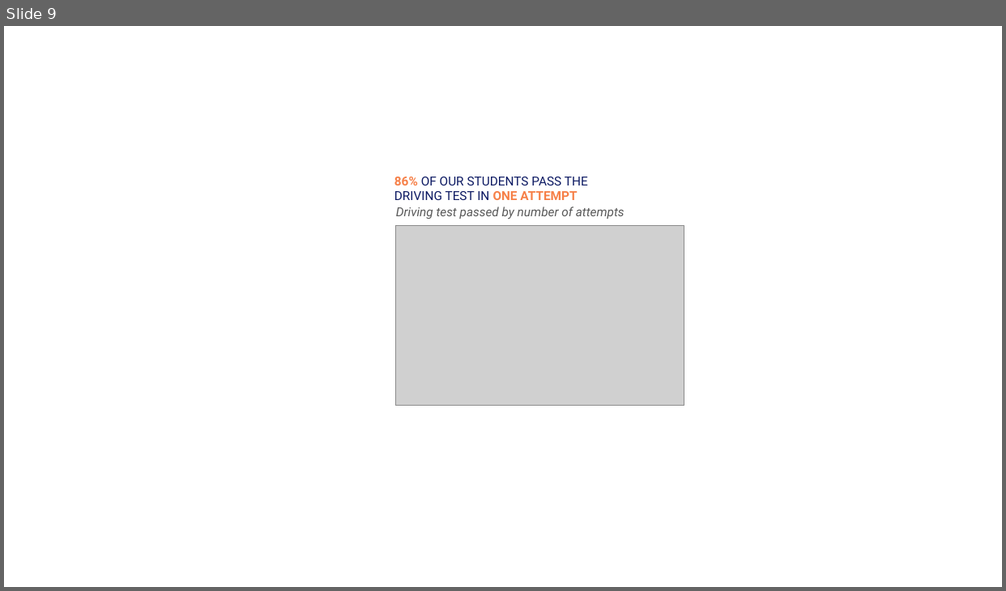
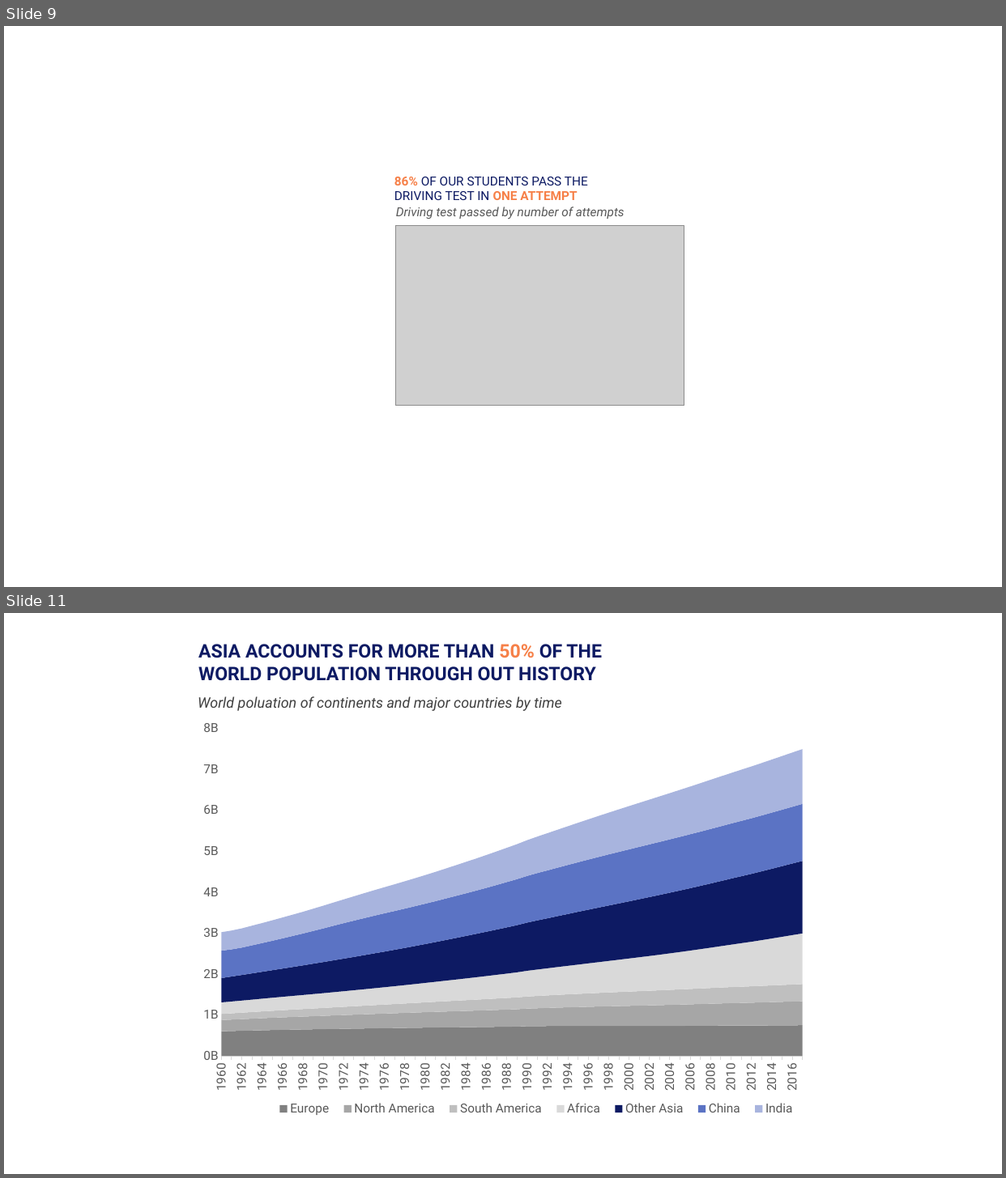
Before and after one commit to tanphatleo/data_visualisation_ueh, a slide deck: day_1/Diagram.pptx. Shown one above the other, each under a label of ours: slide 9 before the commit, slides 9 and 11 after it; the slides between them are not shown. The pictures are 1006x591 and 1006x1178 pixels, drawn with LibreOffice and Linux fonts; fonts in the diff are those of the drawing; grey boxes stand for pictures. Boxes give left, top, right and bottom in pixels: in the first picture for what was removed or moved away, otherwise in the second. Text is boxed around its words. In the diff, an @@ line names an element or a change of style, - is before the commit and + after.

```diff
--- a/day_1/Diagram.pptx
+++ b/day_1/Diagram.pptx
@@ slide 11 added at [4, 613, 1002, 1174], background #FFFFFF @@
@@ text added at [198, 644, 602, 681], 18 pt, text #0D1A63, bold @@
+ASIA ACCOUNTS FOR MORE THAN 50% OF THE WORLD POPULATION THROUGH OUT HISTORY
@@ text added at [198, 696, 561, 711], 14 pt, text #404040, italic @@
+World poluation of continents and major countries by time
@@ area stacked chart added at [191, 713, 815, 1126] @@
+categories: 1960, 1961, 1962, 1963, 1964, 1965, 1966, 1967, 1968, 1969, 1970, 1971, 1972, 1973, 1974, 1975, 1976, 1977, 1978, 1979, 1980, 1981, 1982, 1983, 1984, 1985, 1986, 1987, 1988, 1989, 1990, 1991, 1992, 1993, 1994, 1995, 1996, 1997, 1998, 1999, 2000, 2001, 2002, 2003, 2004, 2005, 2006, 2007, 2008, 2009, 2010, 2011, 2012, 2013, 2014, 2015, 2016, 2017
+Europe: 600000000, 600000000, 600000000, 600000000, 600000000, 600000000, 600000000, 600000000, 600000000, 600000000, 700000000, 700000000, 700000000, 700000000, 700000000, 700000000, 700000000, 700000000, 700000000, 700000000, 700000000, 700000000, 700000000, 700000000, 700000000, 700000000, 700000000, 700000000, 700000000, 700000000, 700000000, 700000000, 700000000, 700000000, 700000000, 700000000, 700000000, 700000000, 700000000, 700000000, 700000000, 700000000, 700000000, 700000000, 700000000, 700000000, 700000000, 700000000, 700000000, 700000000, 700000000, 700000000, 700000000, 700000000, 700000000, 700000000, 700000000, 700000000
+North America: 300000000, 300000000, 300000000, 300000000, 300000000, 300000000, 300000000, 300000000, 300000000, 300000000, 300000000, 300000000, 300000000, 300000000, 300000000, 400000000, 400000000, 400000000, 400000000, 400000000, 400000000, 400000000, 400000000, 400000000, 400000000, 400000000, 400000000, 400000000, 400000000, 400000000, 400000000, 400000000, 400000000, 400000000, 500000000, 500000000, 500000000, 500000000, 500000000, 500000000, 500000000, 500000000, 500000000, 500000000, 500000000, 500000000, 500000000, 500000000, 500000000, 500000000, 500000000, 600000000, 600000000, 600000000, 600000000, 600000000, 600000000, 600000000
+South America: 100000000, 200000000, 200000000, 200000000, 200000000, 200000000, 200000000, 200000000, 200000000, 200000000, 200000000, 200000000, 200000000, 200000000, 200000000, 200000000, 200000000, 200000000, 200000000, 200000000, 200000000, 200000000, 300000000, 300000000, 300000000, 300000000, 300000000, 300000000, 300000000, 300000000, 300000000, 300000000, 300000000, 300000000, 300000000, 300000000, 300000000, 300000000, 300000000, 300000000, 300000000, 400000000, 400000000, 400000000, 400000000, 400000000, 400000000, 400000000, 400000000, 400000000, 400000000, 400000000, 400000000, 400000000, 400000000, 400000000, 400000000, 400000000
+Africa: 300000000, 300000000, 300000000, 300000000, 300000000, 300000000, 300000000, 300000000, 300000000, 400000000, 400000000, 400000000, 400000000, 400000000, 400000000, 400000000, 400000000, 400000000, 400000000, 500000000, 500000000, 500000000, 500000000, 500000000, 500000000, 500000000, 600000000, 600000000, 600000000, 600000000, 600000000, 600000000, 700000000, 700000000, 700000000, 700000000, 700000000, 800000000, 800000000, 800000000, 800000000, 800000000, 900000000, 900000000, 900000000, 900000000, 900000000, 1000000000, 1000000000, 1000000000, 1000000000, 1100000000, 1100000000, 1100000000, 1100000000, 1200000000, 1200000000, 1200000000
+Other Asia: 600000000, 600000000, 600000000, 600000000, 700000000, 700000000, 700000000, 700000000, 700000000, 700000000, 800000000, 800000000, 800000000, 800000000, 800000000, 900000000, 900000000, 900000000, 900000000, 900000000, 900000000, 1000000000, 1000000000, 1000000000, 1000000000, 1100000000, 1100000000, 1100000000, 1100000000, 1200000000, 1200000000, 1200000000, 1200000000, 1200000000, 1300000000, 1300000000, 1300000000, 1300000000, 1400000000, 1400000000, 1400000000, 1400000000, 1400000000, 1500000000, 1500000000, 1500000000, 1500000000, 1500000000, 1600000000, 1600000000, 1600000000, 1600000000, 1700000000, 1700000000, 1700000000, 1700000000, 1700000000, 1800000000
+China: 700000000, 700000000, 700000000, 700000000, 700000000, 700000000, 700000000, 800000000, 800000000, 800000000, 800000000, 800000000, 900000000, 900000000, 900000000, 900000000, 900000000, 900000000, 1000000000, 1000000000, 1000000000, 1000000000, 1000000000, 1000000000, 1000000000, 1100000000, 1100000000, 1100000000, 1100000000, 1100000000, 1100000000, 1200000000, 1200000000, 1200000000, 1200000000, 1200000000, 1200000000, 1200000000, 1200000000, 1300000000, 1300000000, 1300000000, 1300000000, 1300000000, 1300000000, 1300000000, 1300000000, 1300000000, 1300000000, 1300000000, 1300000000, 1400000000, 1400000000, 1400000000, 1400000000, 1400000000, 1400000000, 1400000000
+India: 500000000, 500000000, 500000000, 500000000, 500000000, 500000000, 500000000, 500000000, 500000000, 500000000, 600000000, 600000000, 600000000, 600000000, 600000000, 600000000, 600000000, 700000000, 700000000, 700000000, 700000000, 700000000, 700000000, 700000000, 800000000, 800000000, 800000000, 800000000, 800000000, 900000000, 900000000, 900000000, 900000000, 900000000, 900000000, 1000000000, 1000000000, 1000000000, 1000000000, 1000000000, 1100000000, 1100000000, 1100000000, 1100000000, 1100000000, 1100000000, 1200000000, 1200000000, 1200000000, 1200000000, 1200000000, 1300000000, 1300000000, 1300000000, 1300000000, 1300000000, 1300000000, 1300000000
```
Also in this commit, not shown: 2 other slides added, 11 other files.
